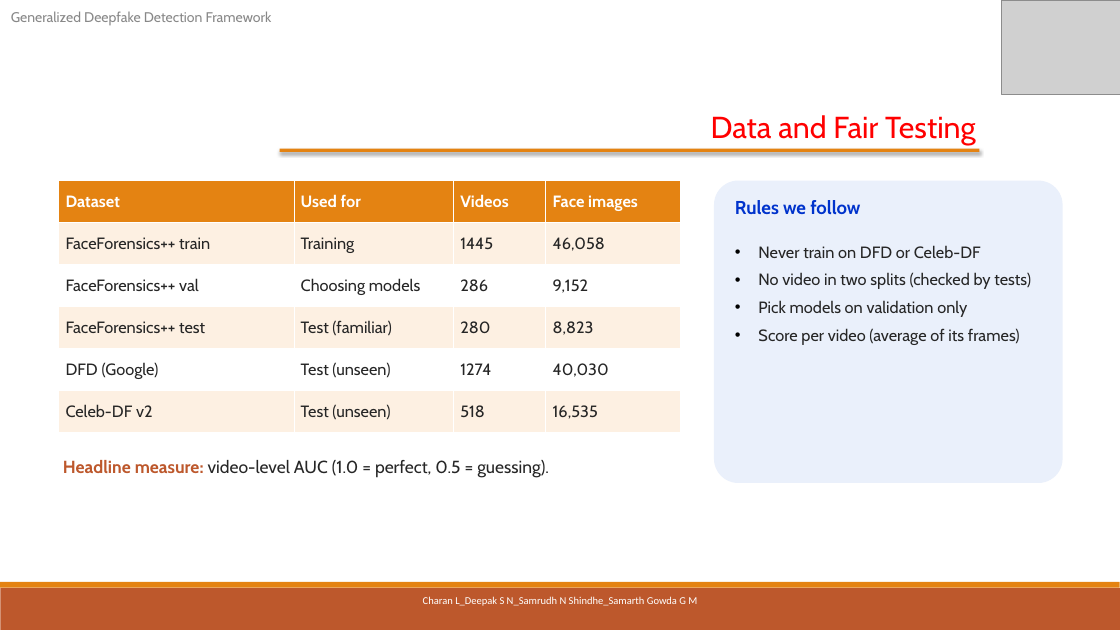
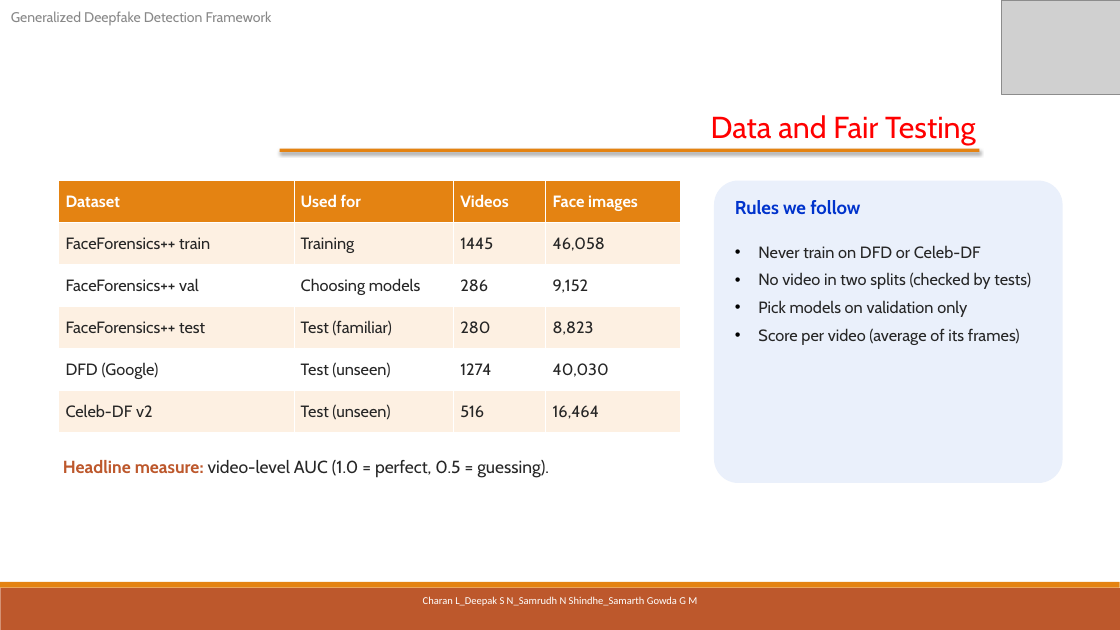
Before and after one commit to pes1ug23cs178/CAPSTONE_PW_26_RJ_02, a slide deck: slide 7 of ESA Report/output/PW26_RJ_02_Review3.pptx. Drawn at 1120x630 pixels with LibreOffice and Linux fonts; fonts in the diff are those of the drawing; grey boxes stand for pictures. Boxes give left, top, right and bottom in pixels: in the first picture for what was removed or moved away, otherwise in the second. Text is boxed around its words. In the diff, an @@ line names an element or a change of style, - is before the commit and + after.

```diff
--- a/ESA Report/output/PW26_RJ_02_Review3.pptx
+++ b/ESA Report/output/PW26_RJ_02_Review3.pptx
@@ table at box(59, 181, 681, 433) @@
-row 6, column 3: 518
+row 6, column 3: 516
-row 6, column 4: 16,535
+row 6, column 4: 16,464
```
Also in this commit, not shown: 10 other slides changed, 8 other files.
